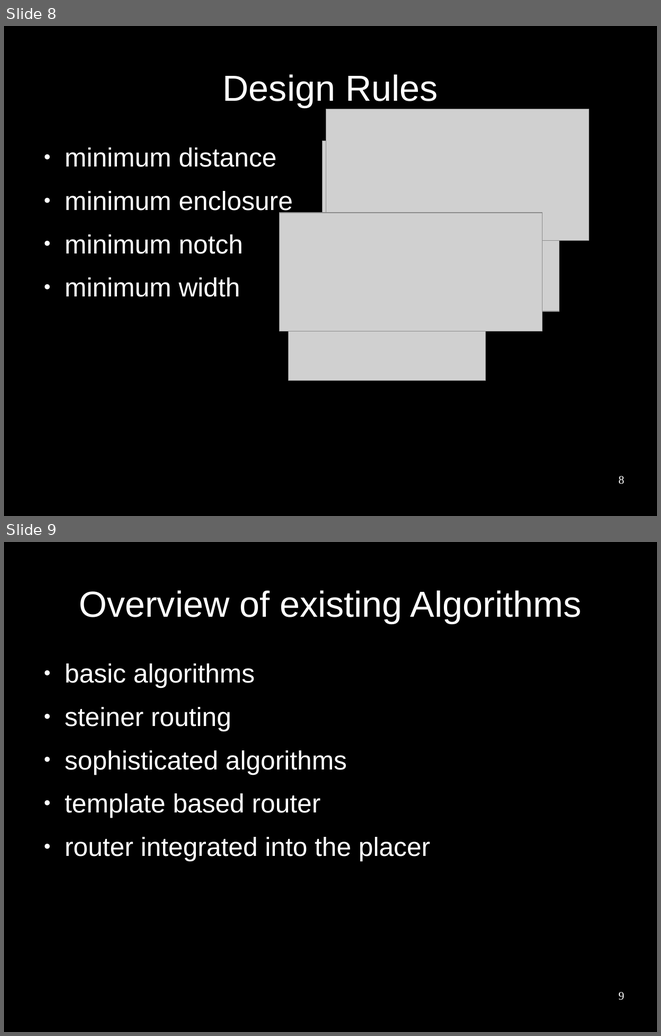
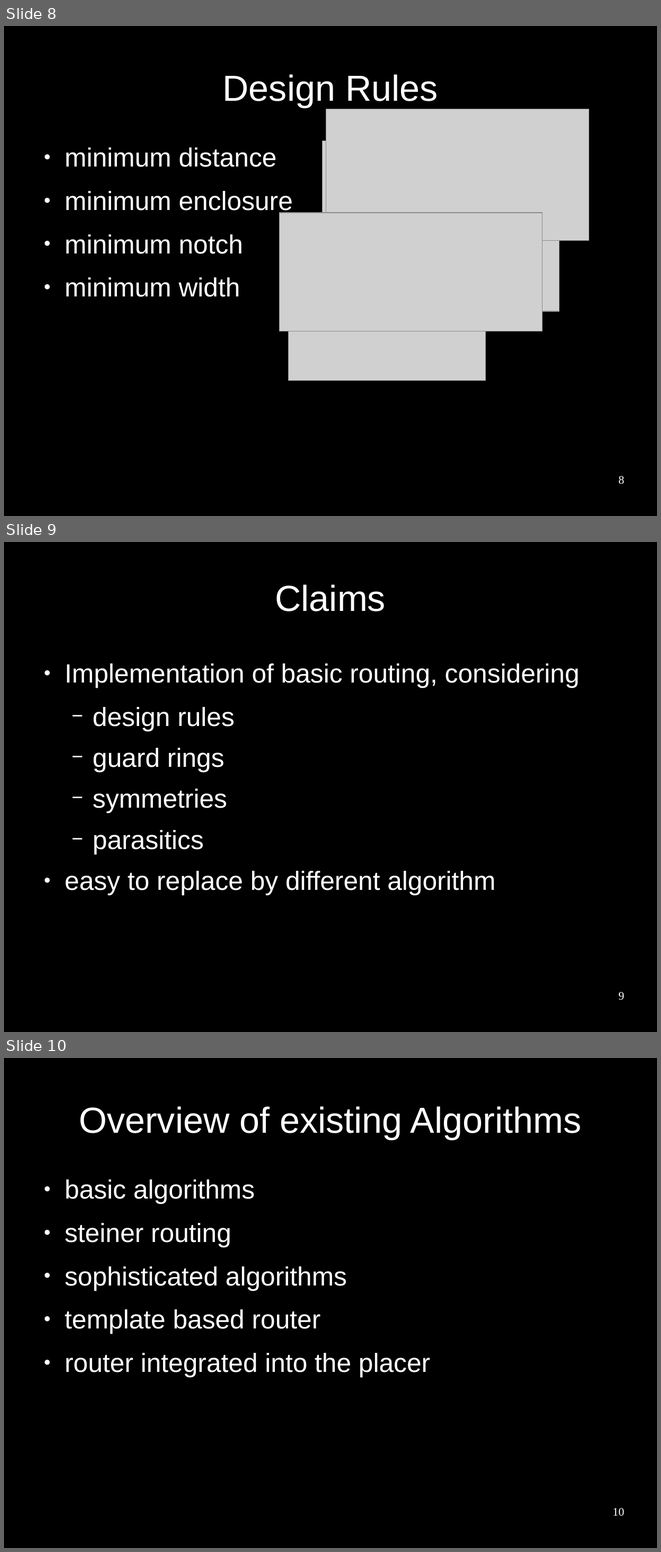
Before and after one commit to benediktibk/bachelorthesis, a slide deck: presentation.odp. Shown one above the other, each under a label of ours: slides 8 and 9 before the commit, slides 8, 9 and 10 after it. The pictures are 661x1036 and 661x1552 pixels, drawn with LibreOffice and Linux fonts; fonts in the diff are those of the drawing; grey boxes stand for pictures; background and template pictures are left out. Boxes give left, top, right and bottom in pixels: in the first picture for what was removed or moved away, otherwise in the second. Text is boxed around its words. In the diff, an @@ line names an element or a change of style, - is before the commit and + after.

```diff
--- a/presentation.odp
+++ b/presentation.odp
@@ slide 9 added at <box>4,542,657,1032</box>, background #000000 @@
@@ title added at <box>275,584,386,611</box>, 44 pt, text #FFFFFF @@
+Claims
@@ text added at <box>64,663,580,894</box>, 32 pt, text #FFFFFF @@
+● Implementation of basic routing, considering
+  − design rules
+  − guard rings
+  − symmetries
+  − parasitics
+● easy to replace by different algorithm
@@ page number added at <box>618,991,624,1000</box>, 14 pt, text #FFFFFF @@
+9
@@ what was slide 9 is now slide 10 @@
@@ page number at <box>612,1507,624,1516</box>: text changed @@
-9
+10
```
Also in this commit, not shown: 3 slides changed, 1 other slide added.
